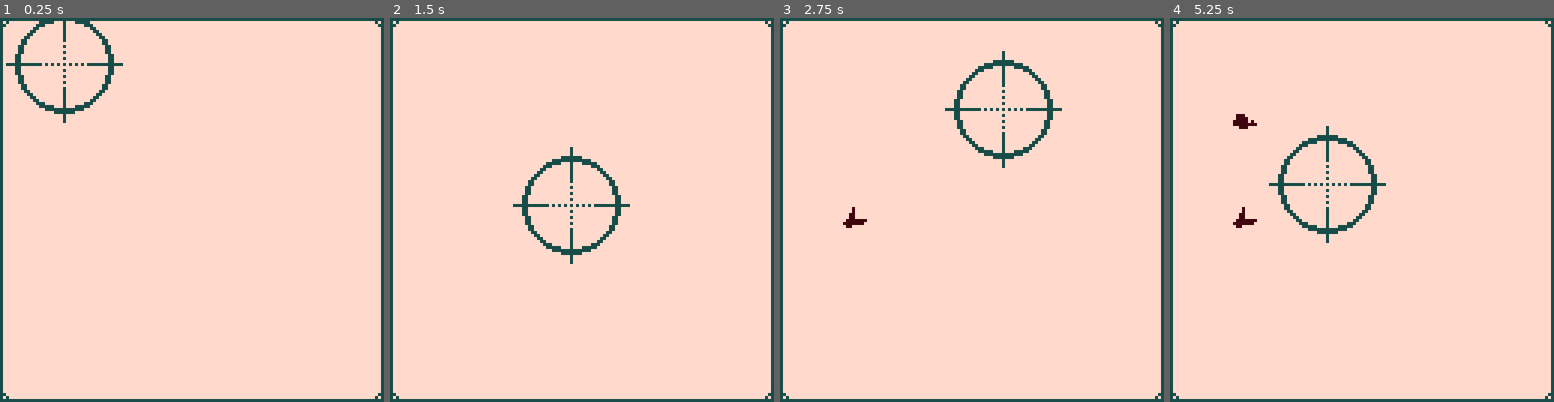
Above: before the commit, frames 1-4 (left to right).
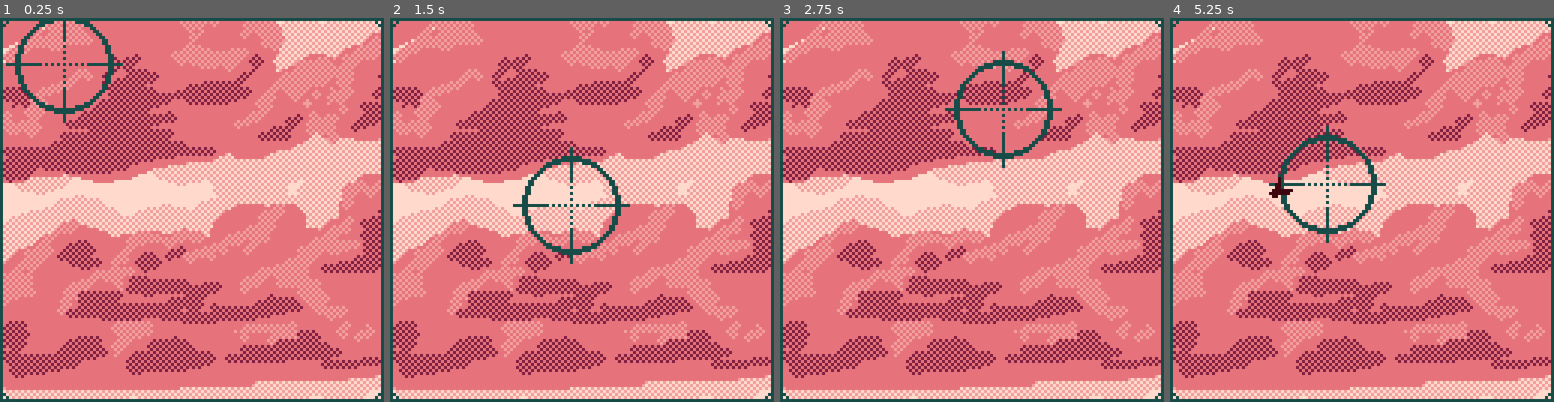
Above: after the commit, the same moments.

Repository: BurntRobot/Every-bird-is-fed-with-its-beak
Game: Godot game, scene res://Shooting/Shooting.tscn
The game is run twice, just before and just after one commit, with the same random seed, the same clock (stepped at 60 frames per second) and the same inputs. Before the commit the project has no main scene; this scene is started directly in both runs.
Inputs (mouse positions are in pixels of both pictures, inside the frame that each line leads up to):
- Up to frame 1 (0.25 s): no input
- Up to frame 2 (1.5 s): move the mouse to (666, 190) at 0.52 s; click (666, 190) at 0.6 s; move the mouse to (505, 229) at 1.27 s; click (505, 229) at 1.35 s
- Up to frame 3 (2.75 s): move the mouse to (1010, 125) at 2.02 s; click (1010, 125) at 2.1 s
- Up to frame 4 (5.25 s): move the mouse to (1342, 286) at 2.77 s; click (1342, 286) at 2.85 s; move the mouse to (1477, 267) at 3.52 s; click (1477, 267) at 3.6 s; move the mouse to (1246, 152) at 4.27 s; click (1246, 152) at 4.35 s; move the mouse to (1381, 210) at 5.02 s; click (1381, 210) at 5.1 s

The runs differ from the first frame. In frame 1, 84% of the frame differs, in the area x 0-100%, y 0-100%; in frame 2, 84%; in frame 3, 84%; in frame 4, 84%.

Commit message:
Spawners, ducks and shooting works not bad.

Diff:
--- a/Shooting/Duck.gd
+++ b/Shooting/Duck.gd
@@ -1,6 +1,6 @@
 extends KinematicBody2D
 
-export (int) var speed = 3
+export (int) var speed = 2
 export (float) var gravity = 2
 export (int) var floating_y = 0
 
@@ -11,8 +11,8 @@
 	$AnimationPlayer.play("flying")
 
 func _physics_process(delta):
-	motion.y += (gravity / 13)
-	move_and_slide(motion)
+	motion.x += (speed / 13)
+	motion = move_and_slide(motion)
 
 func _on_Timer_timeout():
 	floating_y = randf() * 5
@@ -21,4 +21,4 @@
 	else:
 		_sign = 1
 	motion.y = floating_y * _sign
-	move_and_slide(motion)
+	motion = move_and_slide(motion)
--- a/Shooting/Duck.tscn
+++ b/Shooting/Duck.tscn
@@ -50,3 +50,7 @@
 [node name="CollisionShape2D" type="CollisionShape2D" parent="."]
 position = Vector2( 0, 0.0730022 )
 shape = SubResource( 2 )
+
+[node name="Timer" type="Timer" parent="."]
+wait_time = 0.2
+[connection signal="timeout" from="Timer" to="." method="_on_Timer_timeout"]
--- a/Shooting/PlayerScope.tscn
+++ b/Shooting/PlayerScope.tscn
@@ -51,7 +51,7 @@
 tracks/1/imported = false
 tracks/1/enabled = true
 tracks/1/keys = {
-"times": PoolRealArray( 0, 0.3, 0.9 ),
+"times": PoolRealArray( 0, 0.05, 0.9 ),
 "transitions": PoolRealArray( 1, 1, 1 ),
 "update": 1,
 "values": [ false, true, true ]
--- a/Shooting/Shooting.tscn
+++ b/Shooting/Shooting.tscn
@@ -1,25 +1,36 @@
-[gd_scene load_steps=6 format=2]
+[gd_scene load_steps=7 format=2]
 
 [ext_resource path="res://Shooting/Shooting.gd" type="Script" id=1]
-[ext_resource path="res://Shooting/Frame.png" type="Texture" id=2]
-[ext_resource path="res://Shooting/PlayerScope.tscn" type="PackedScene" id=3]
-[ext_resource path="res://Shooting/Spawner.tscn" type="PackedScene" id=4]
-[ext_resource path="res://Shooting/DeadZone.tscn" type="PackedScene" id=5]
+[ext_resource path="res://Shooting/Background.png" type="Texture" id=2]
+[ext_resource path="res://Shooting/Frame.png" type="Texture" id=3]
+[ext_resource path="res://Shooting/PlayerScope.tscn" type="PackedScene" id=4]
+[ext_resource path="res://Shooting/Spawner.tscn" type="PackedScene" id=5]
+[ext_resource path="res://Shooting/DeadZone.tscn" type="PackedScene" id=6]
 
 [node name="Shooting" type="Node"]
 script = ExtResource( 1 )
 
+[node name="Sprite" type="Sprite" parent="."]
+texture = ExtResource( 2 )
+centered = false
+
 [node name="Frame" type="TextureRect" parent="."]
 anchor_right = 1.0
 anchor_bottom = 1.0
-texture = ExtResource( 2 )
+texture = ExtResource( 3 )
 
-[node name="PlayerScope" parent="." instance=ExtResource( 3 )]
+[node name="PlayerScope" parent="." instance=ExtResource( 4 )]
 position = Vector2( 59, 46 )
 
 [node name="spawners" type="Node2D" parent="."]
 
-[node name="Spawner" parent="spawners" instance=ExtResource( 4 )]
-position = Vector2( 24.7708, 22.9262 )
+[node name="Spawner" parent="spawners" instance=ExtResource( 5 )]
+position = Vector2( -17.7993, 13.3905 )
 
-[node name="DeadZone" parent="." instance=ExtResource( 5 )]
+[node name="Spawner4" parent="spawners" instance=ExtResource( 5 )]
+position = Vector2( -38.233, 95.4657 )
+
+[node name="Spawner5" parent="spawners" instance=ExtResource( 5 )]
+position = Vector2( -69.2241, 49.8305 )
+
+[node name="DeadZone" parent="." instance=ExtResource( 6 )]
--- a/project.godot
+++ b/project.godot
@@ -16,6 +16,7 @@
 [application]
 
 config/name="Every bird is fed with its beak"
+run/main_scene="res://Shooting/Shooting.tscn"
 config/icon="res://icon.png"
 
 [display]
Binary file added: Shooting/Background.png
Not shown, added: Shooting/Background.png.import
